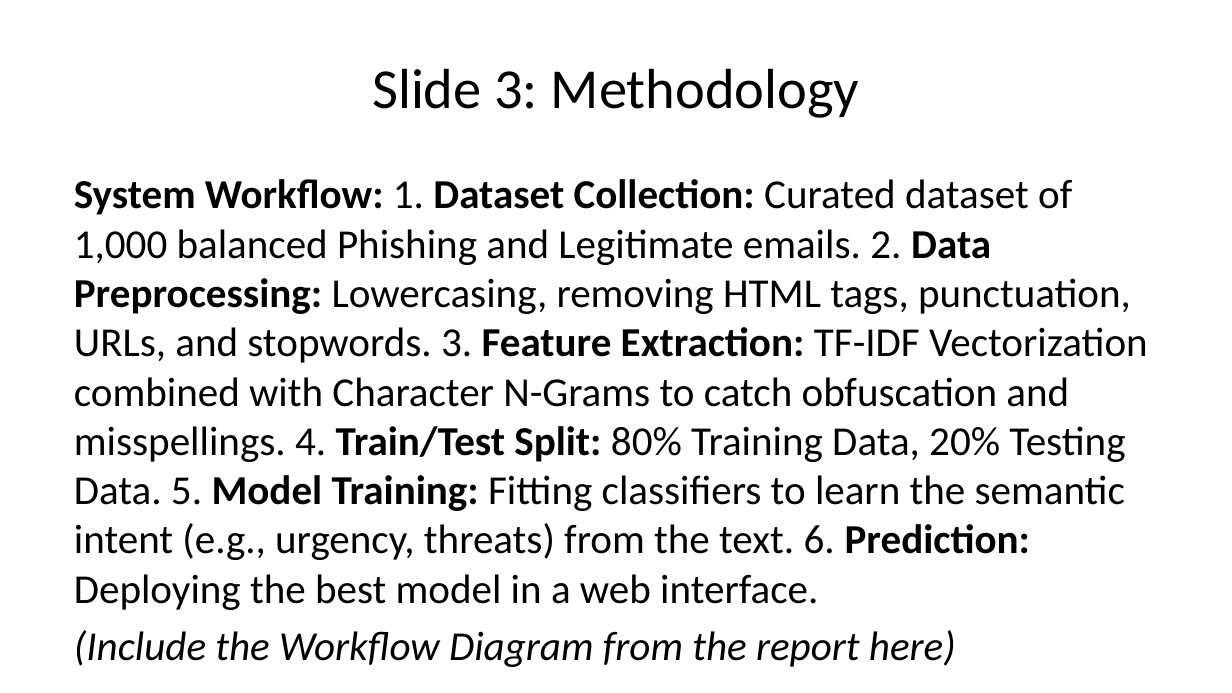
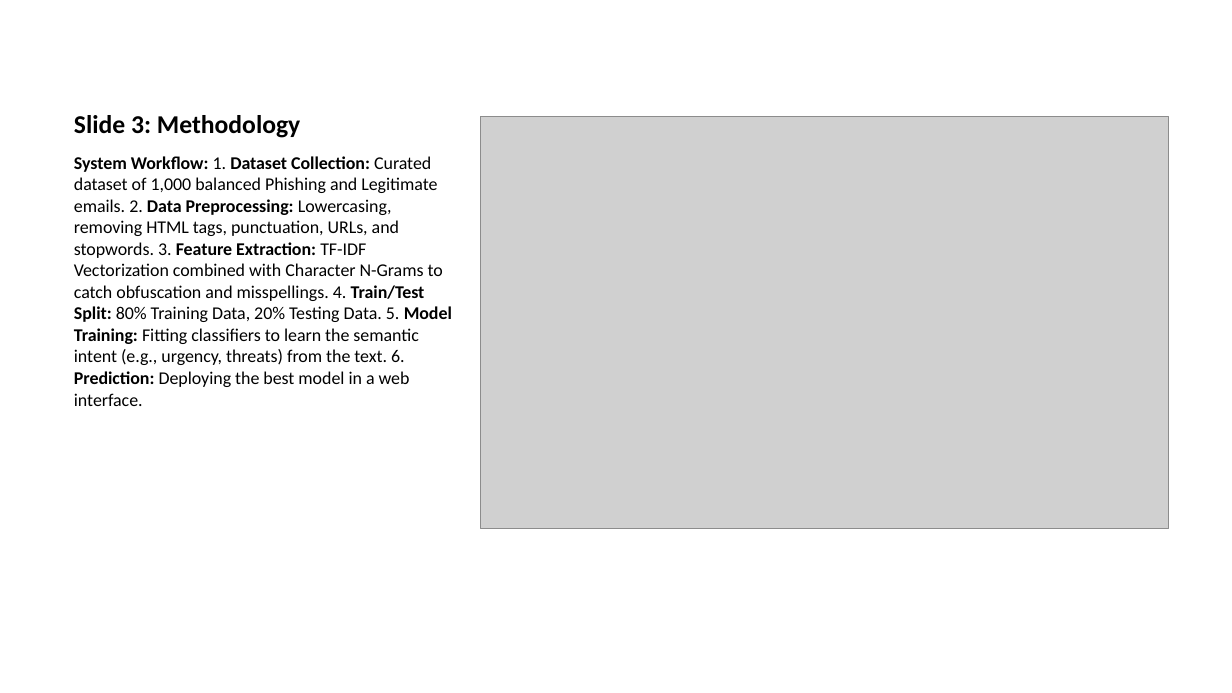
Before and after one commit to Venkat-sy/Internship, a slide deck: slide 4 of Final_Internship_Submission/Project_2_Phishing_Email/fake_mail_project_ppt.pptx. Drawn at 1232x693 pixels with LibreOffice and Linux fonts; fonts in the diff are those of the drawing; grey boxes stand for pictures. Boxes give left, top, right and bottom in pixels: in the first picture for what was removed or moved away, otherwise in the second. Text is boxed around its words. In the diff, an @@ line names an element or a change of style, - is before the commit and + after.

Commit message:
Replace placeholders in presentations with actual embedded Workflow Diagrams and Confusion Matrices, and update final submission Zip

```diff
--- a/Final_Internship_Submission/Project_2_Phishing_Email/fake_mail_project_ppt.pptx
+++ b/Final_Internship_Submission/Project_2_Phishing_Email/fake_mail_project_ppt.pptx
@@ title "Slide 3: Methodology" at (74,115,301,138): size 33 to 15 pt, bold on; alignment centre to left; vertical alignment middle to bottom @@
@@ picture added at (480,116,1168,529) @@
@@ text at (74,156,452,406): paragraph removed @@
-(Include the Workflow Diagram from the report here)
@@ text "System Workflow: 1. Dataset Collection: ...": place and size @@
-text "System Workflow: 1. Dataset Collection: ..." at (74,179,1148,610)
+text "System Workflow: 1. Dataset Collection: ..." at (74,156,452,406)
@@ text "System Workflow: 1. Dataset Collection: ..." at (74,156,452,406): size 24 to 10.5 pt; less space between paragraphs @@
```
Also in this commit, not shown: 6 other files.
